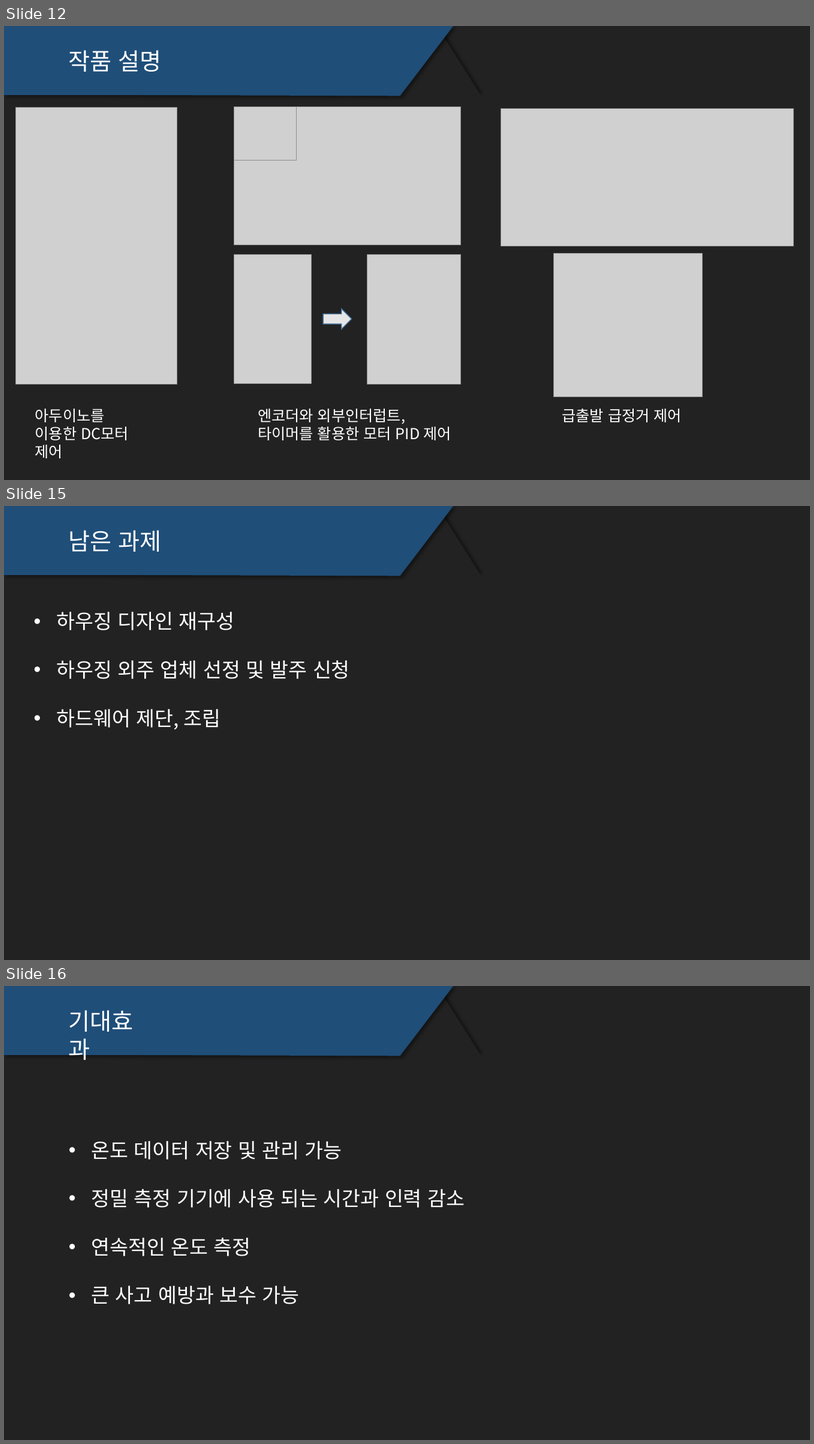
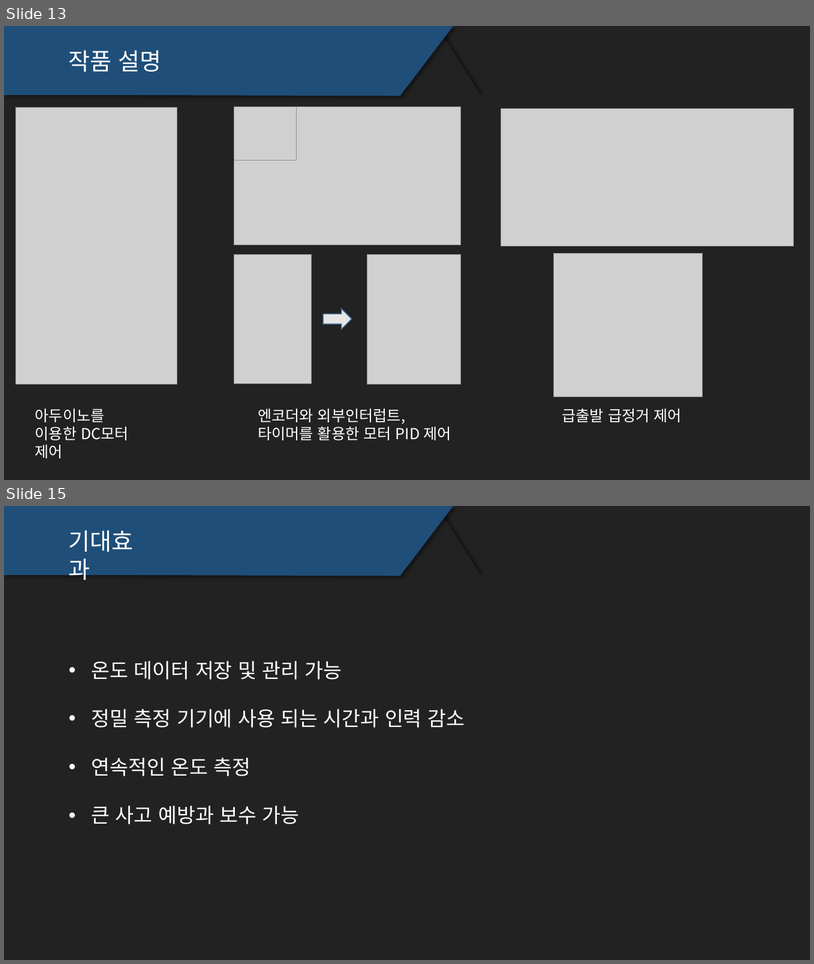
Before and after one commit to TRpop/GoRail, a slide deck: 중간발표/김동환 박규하 김현종 피피티 완.pptx. Shown one above the other, each under a label of ours: slides 12, 15 and 16 before the commit, slides 13 and 15 after it; the slides between them are not shown. The pictures are 814x1444 and 814x964 pixels, drawn with LibreOffice and Linux fonts; fonts in the diff are those of the drawing; grey boxes stand for pictures. Boxes give left, top, right and bottom in pixels: in the first picture for what was removed or moved away, otherwise in the second. Text is boxed around its words. In the diff, an @@ line names an element or a change of style, - is before the commit and + after.

```diff
--- a/중간발표/김동환 박규하 김현종 피피티 완.pptx
+++ b/중간발표/김동환 박규하 김현종 피피티 완.pptx
@@ slide 15 removed at box(4, 506, 810, 960), background #222222 @@
@@ freeform shape removed at box(4, 506, 453, 576) @@
@@ triangle removed at box(401, 513, 482, 576) @@
@@ text removed at box(69, 530, 162, 552) @@
-남은 과제
@@ text removed at box(57, 612, 350, 729) @@
-• 하우징 디자인 재구성
-• 하우징 외주 업체 선정 및 발주 신청
-• 하드웨어 제단, 조립
@@ what was slide 12 is now slide 13 @@
@@ what was slide 16 is now slide 15 @@
```
Also in this commit, not shown: 4 slides changed, 1 slide added, 1 other slide removed, 7 other files.
